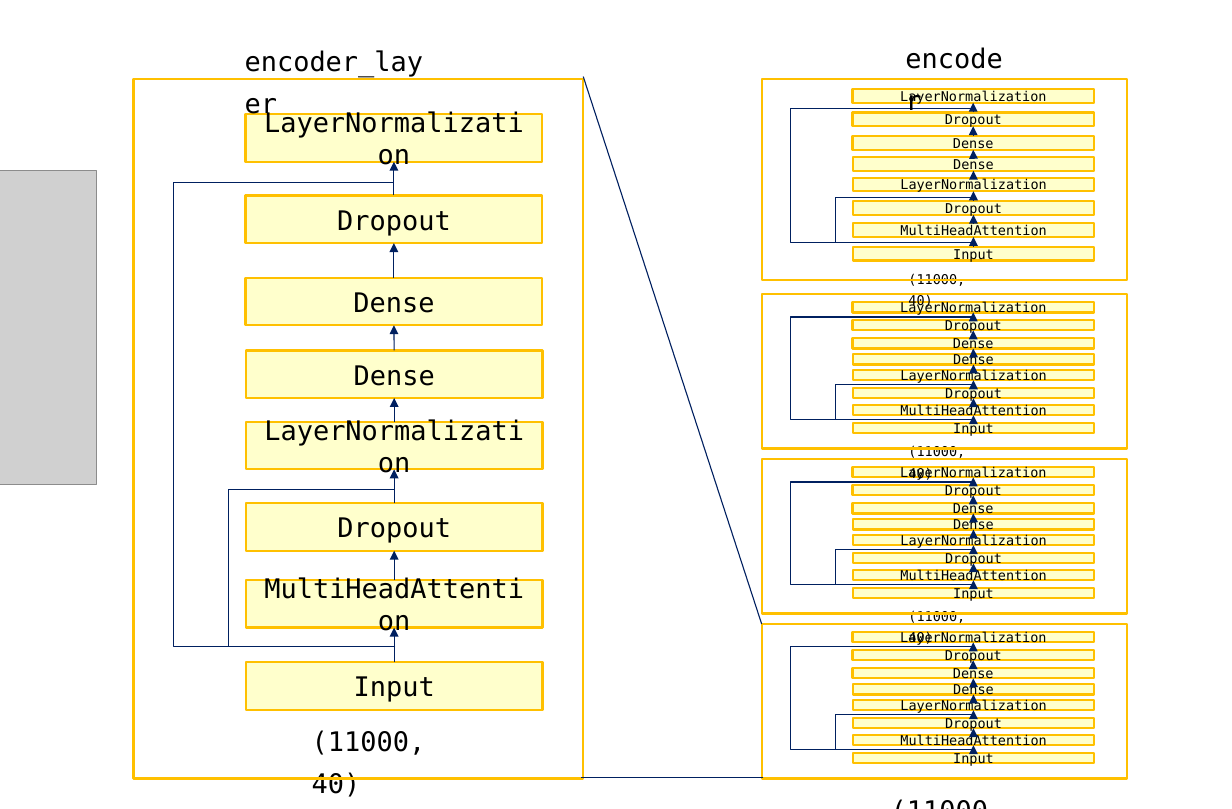
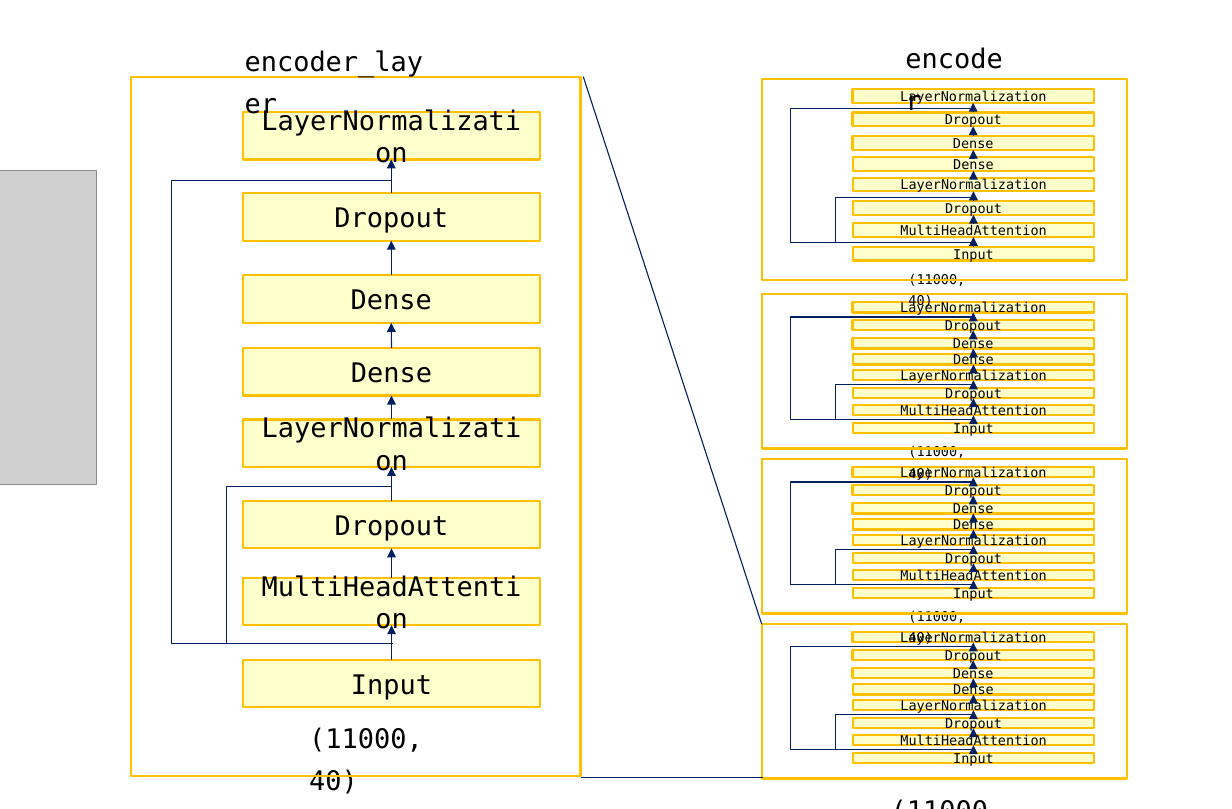
Before and after one commit to imguru-mooc/deep_learning_nlp, a slide deck: slide 17 of 트랜스포머분석_판서.pptx. Drawn at 1232x809 pixels with LibreOffice and Linux fonts; fonts in the diff are those of the drawing; grey boxes stand for pictures. Boxes give left, top, right and bottom in pixels: in the first picture for what was removed or moved away, otherwise in the second. Text is boxed around its words. In the diff, an @@ line names an element or a change of style, - is before the commit and + after.

```diff
--- a/트랜스포머분석_판서.pptx
+++ b/트랜스포머분석_판서.pptx
@@ 5 rectangles: place and size @@
-5 rectangles at box(134, 79, 584, 779)
+5 rectangles at box(131, 77, 580, 777)
@@ elbow line (393, 644) - (392, 180): route changed @@
@@ arrow moved from (394, 351) - (394, 326) to (392, 348) - (392, 323) @@
@@ rectangle "Dense": place and size @@
-rectangle "Dense" at box(246, 351, 543, 398)
+rectangle "Dense" at box(243, 348, 539, 396)
@@ elbow line (392, 644) - (392, 487): route changed @@
@@ arrow moved from (394, 580) - (394, 551) to (392, 578) - (392, 548) @@
```
Also in this commit, not shown: 2 slides added, 2 other files.
